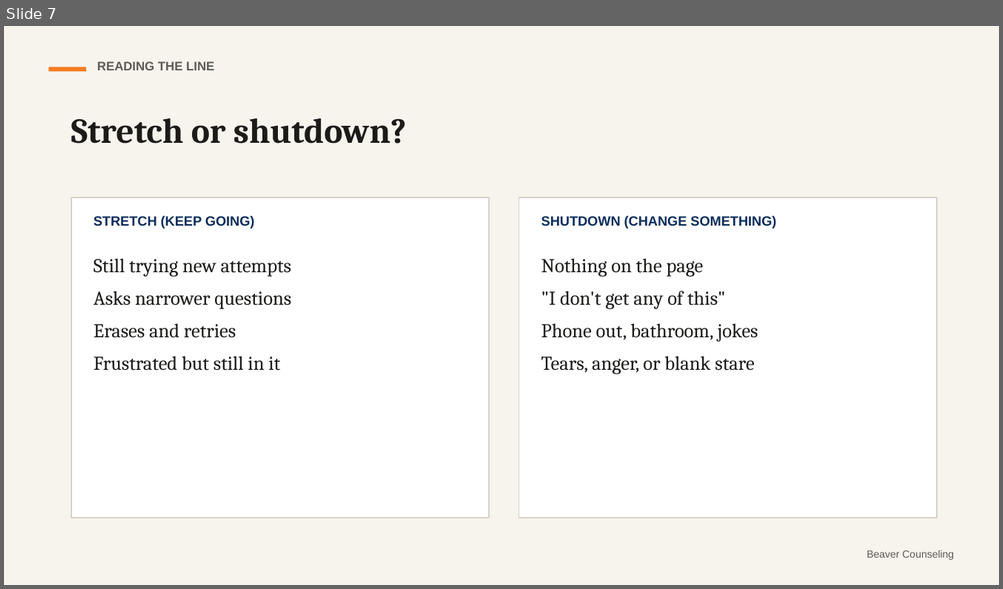
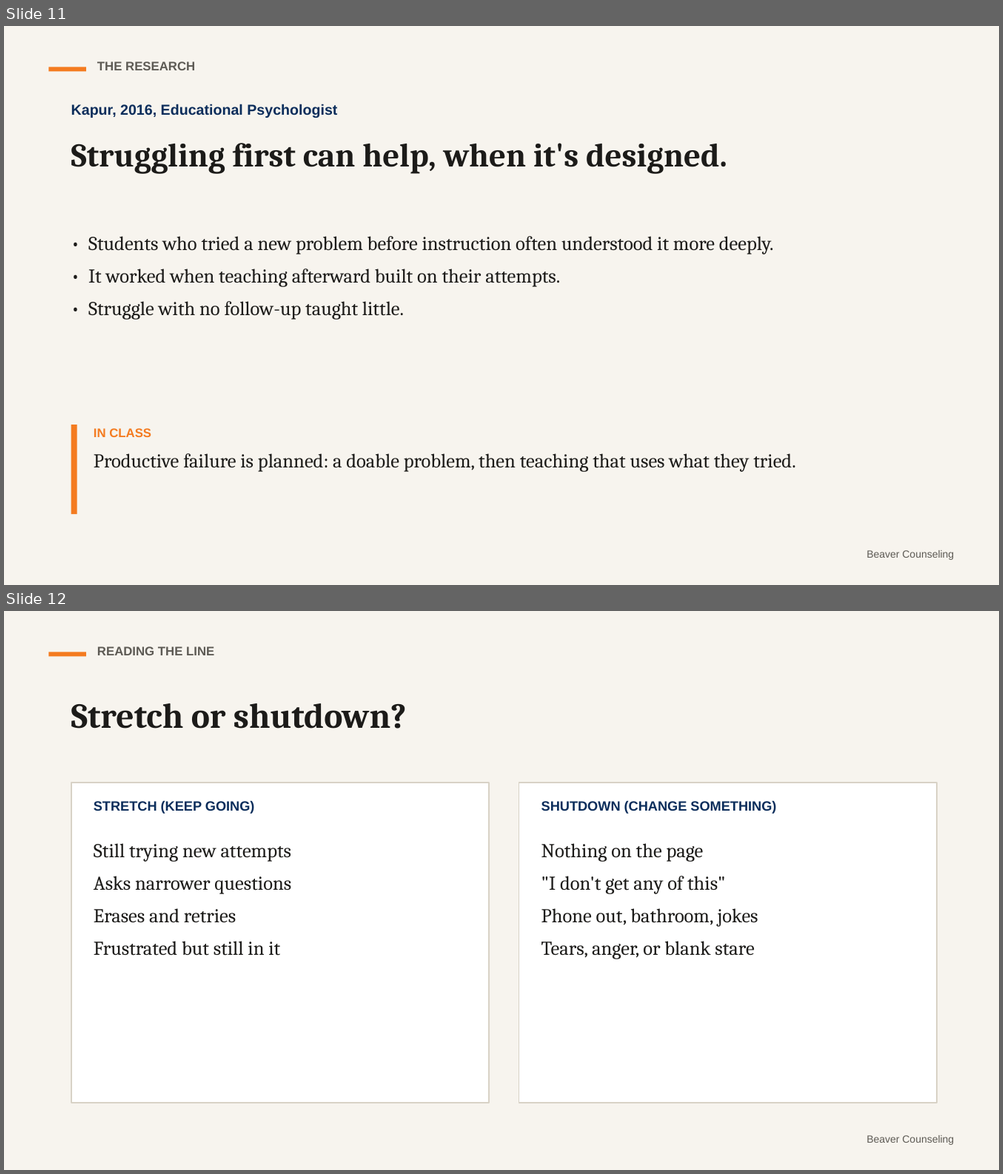
Before and after one commit to rmwtoolkit/bcds-toolkit, a slide deck: decks/stretch-not-strain-lesson-v2.pptx. Shown one above the other, each under a label of ours: slide 7 before the commit, slides 11 and 12 after it. The pictures are 1003x589 and 1003x1174 pixels, drawn with LibreOffice and Linux fonts; fonts in the diff are those of the drawing. Boxes give left, top, right and bottom in pixels: in the first picture for what was removed or moved away, otherwise in the second. Text is boxed around its words. In the diff, an @@ line names an element or a change of style, - is before the commit and + after.

```diff
--- a/decks/stretch-not-strain-lesson-v2.pptx
+++ b/decks/stretch-not-strain-lesson-v2.pptx
@@ slide 11 added at [4, 26, 999, 585], background #F7F4EE @@
@@ rectangle added at [48, 67, 86, 72], fill #F47B20 @@
@@ text added at [97, 62, 195, 70], 12 pt, text #5D5A54, bold @@
+THE RESEARCH
@@ text added at [71, 104, 337, 118], 14 pt, text #0B2D5B, bold @@
+Kapur, 2016, Educational Psychologist
@@ text added at [71, 143, 727, 174], 32 pt, text #1C1B19, bold @@
+Struggling first can help, when it's designed.
@@ text added at [88, 236, 774, 320], 19 pt, text #1C1B19 @@
+• Students who tried a new problem before instruction often understood it more deeply.
+• It worked when teaching afterward built on their attempts.
+• Struggle with no follow-up taught little.
@@ rectangle added at [71, 425, 77, 514], fill #F47B20 @@
@@ text added at [94, 429, 795, 472], 19 pt, text #1C1B19 @@
+IN CLASS
+Productive failure is planned: a doable problem, then teaching that uses what they tried.
@@ text added at [866, 551, 953, 560], 10 pt, text #5D5A54 @@
+Beaver Counseling
@@ what was slide 7 is now slide 12 @@
```
Also in this commit, not shown: 9 slides changed, 7 other slides added, 2 slides removed, 20 other files.
